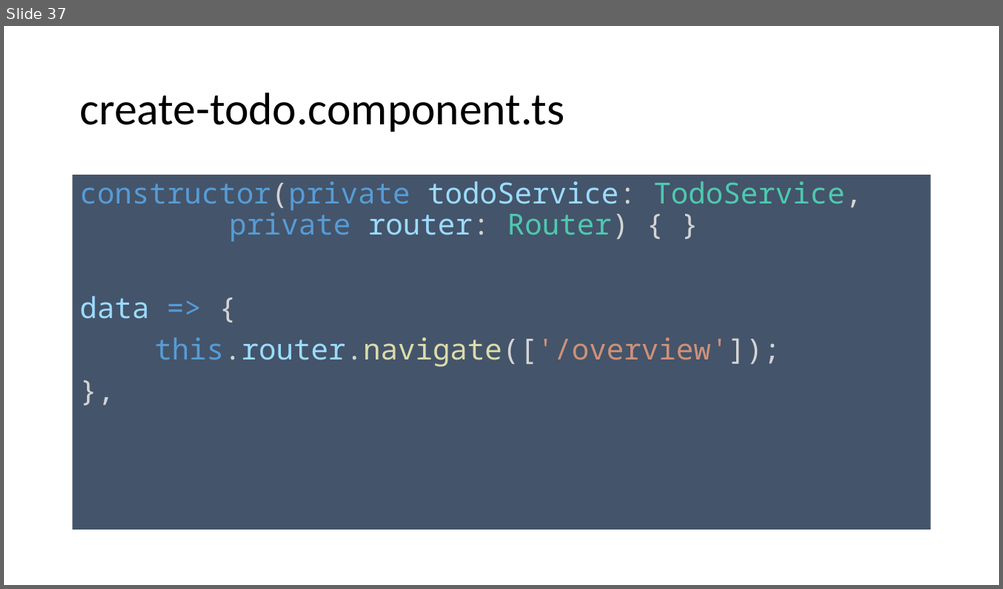
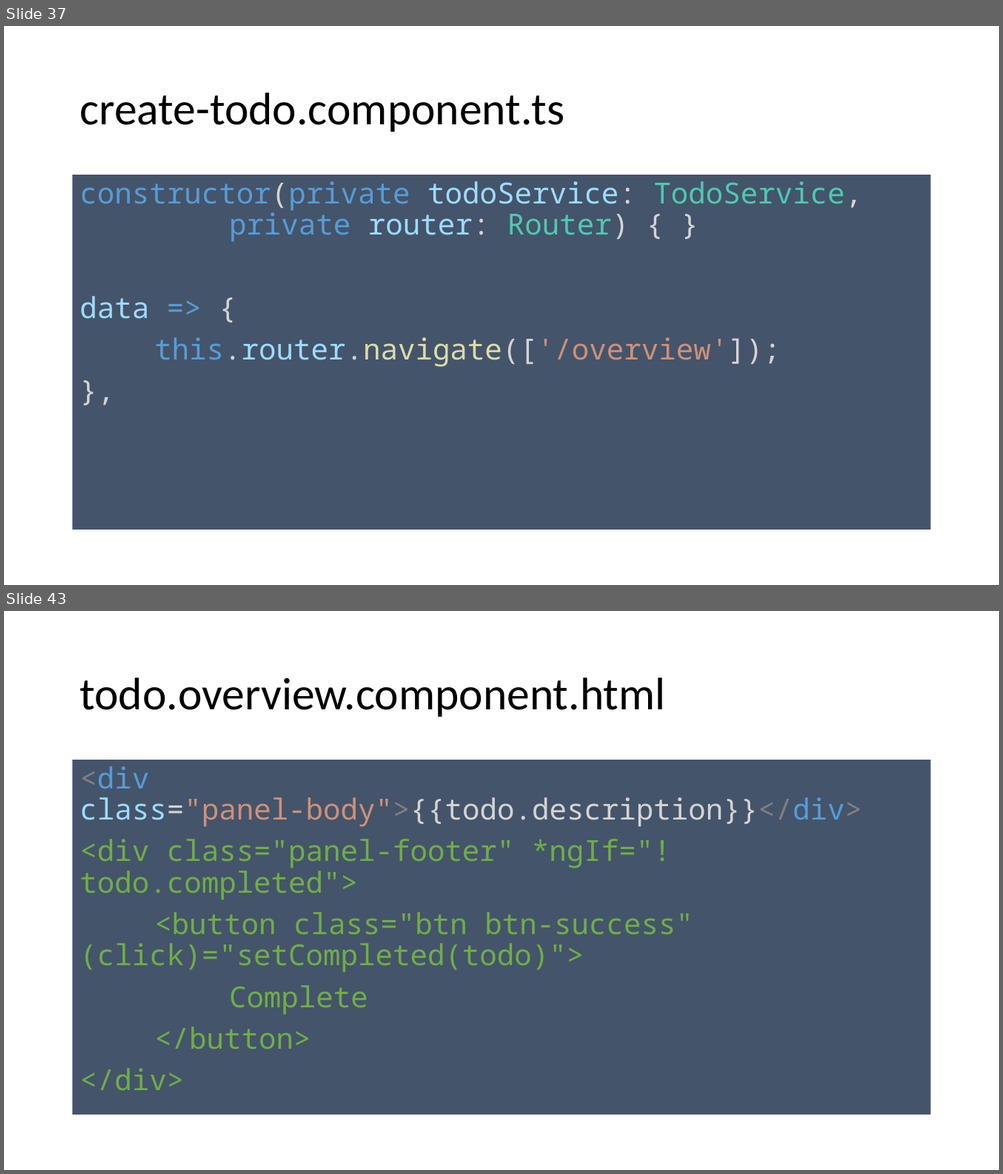
Before and after one commit to spirit-coding/todo-app-aj33349, a slide deck: Angular2.pptx. Shown one above the other, each under a label of ours: slide 37 before the commit, slides 37 and 43 after it; the slides between them are not shown. The pictures are 1003x589 and 1003x1174 pixels, drawn with LibreOffice and Linux fonts; fonts in the diff are those of the drawing. Boxes give left, top, right and bottom in pixels: in the first picture for what was removed or moved away, otherwise in the second. Text is boxed around its words. In the diff, an @@ line names an element or a change of style, - is before the commit and + after.

```diff
--- a/Angular2.pptx
+++ b/Angular2.pptx
@@ slide 43 added at [4,611,999,1170], background #FFFFFF @@
@@ title added at [79,678,665,717], 44 pt, text #000000 @@
+todo.overview.component.html
@@ text added at [73,760,930,1116], fill #44546A, 28 pt, text #70AD47 @@
+<div class="panel-body">{{todo.description}}</div>
+<div class="panel-footer" *ngIf="!todo.completed">
+<button class="btn btn-success" (click)="setCompleted(todo)">
+Complete
+</button>
+</div>
```
Also in this commit, not shown: 2 slides changed, 6 other slides added, 1 slide removed.
